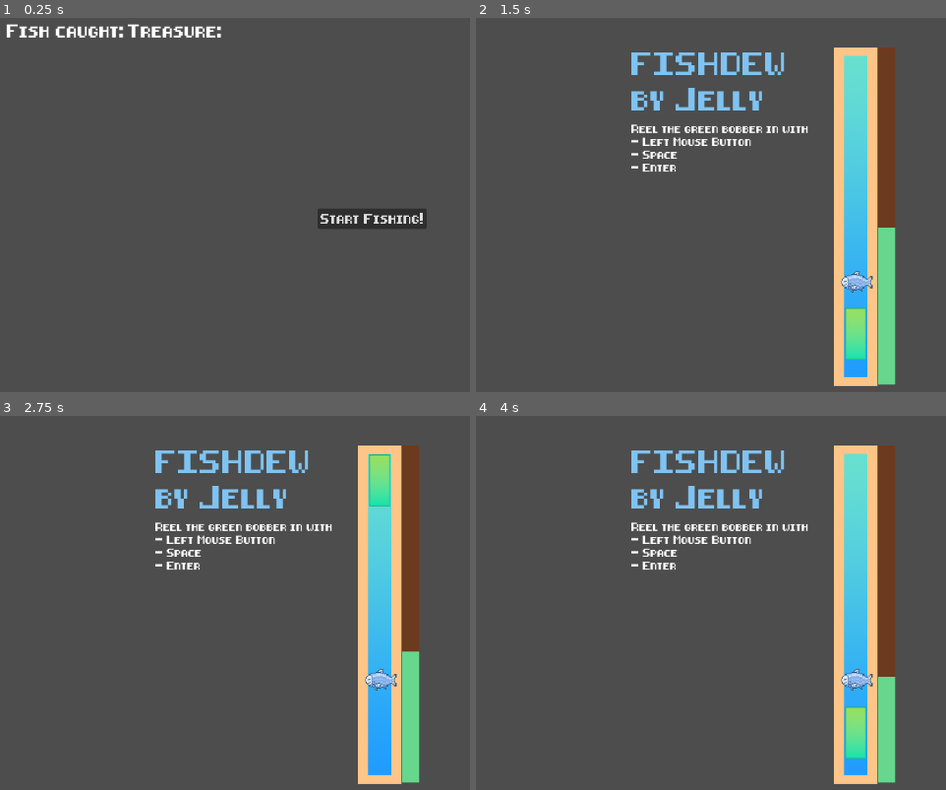
Above: before the commit, frames 1-4 (two rows, left to right).
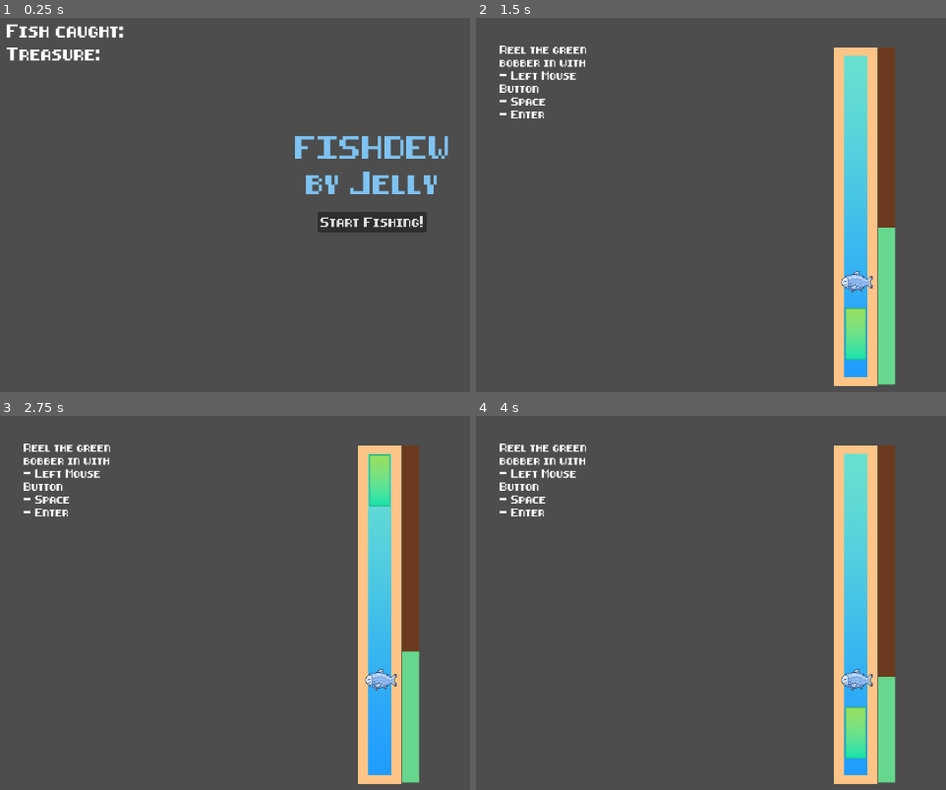
Above: after the commit, the same moments.

Repository: Anjellyrika/fishdew
Game: Godot game, scene res://src/main_scene.tscn
Same seed, same stepped clock (60 frames per second), same inputs: the game is played once before the commit and once after it.
Inputs (mouse positions are in pixels of both pictures, inside the frame that each line leads up to):
- Up to frame 1 (0.25 s): no input
- Up to frame 2 (1.5 s): click "Start Fishing!" at 0.5 s; tap Enter at 1.25, 1.35 s; move the mouse to (outside the picture) at 1.27 s; hold Space (up) from 1.28 s (still down); click (outside the picture) at 1.42 s
- Up to frame 3 (2.75 s): keep holding Space (up); move the mouse to (216, 644) at 2.02 s; tap F at 2.1 s
- Up to frame 4 (4 s): move the mouse to (927, 524) at 2.77 s; release Space (up) at 2.78 s; tap Enter at 2.85 s; move the mouse to (809, 707) at 3.52 s; hold Space (up) from 3.53 s (still down); tap F at 3.6 s; click (809, 707) at 3.67 s

The runs differ from the first frame. In frame 1, 3.5% of the frame differs, in the area x 1-96%, y 1-58%; in frame 2, 3.9%, in the area x 5-71%, y 7-42%; in frame 3, 3.9%; in frame 4, 3.9%.

Commit message:
refactor: move title text to main scene

Diff:
--- a/src/fishing_lvl/fishing_lvl.tscn
+++ b/src/fishing_lvl/fishing_lvl.tscn
@@ -23,23 +23,16 @@
 [node name="UILayer" type="CanvasLayer" parent="."]
 process_mode = 2
 
-[node name="Title" type="RichTextLabel" parent="UILayer"]
-offset_left = 258.0
-offset_top = 66.0
-offset_right = 513.0
-offset_bottom = 233.0
-theme_override_colors/default_color = Color(0.494118, 0.764706, 0.94902, 1)
-theme_override_fonts/normal_font = ExtResource("1_uo0hm")
-theme_override_font_sizes/normal_font_size = 28
-text = "FISHDEW
-by Jelly"
-metadata/_edit_use_anchors_ = true
+[node name="EndScreen" parent="UILayer" instance=ExtResource("2_lw2gm")]
+visible = false
 
 [node name="Controls" type="RichTextLabel" parent="UILayer"]
-offset_left = 258.0
-offset_top = 178.0
-offset_right = 520.0
-offset_bottom = 345.0
+anchors_preset = -1
+anchor_bottom = 0.197531
+offset_left = 65.0
+offset_top = 62.0
+offset_right = 239.0
+offset_bottom = 62.0
 theme_override_fonts/normal_font = ExtResource("1_uo0hm")
 theme_override_font_sizes/normal_font_size = 10
 text = "Reel the green bobber in with
@@ -47,9 +40,6 @@
 - Space
 - Enter"
 metadata/_edit_use_anchors_ = true
-
-[node name="EndScreen" parent="UILayer" instance=ExtResource("2_lw2gm")]
-visible = false
 
 [node name="FishingRod" type="StaticBody2D" parent="."]
 
--- a/src/main_scene.tscn
+++ b/src/main_scene.tscn
@@ -13,9 +13,34 @@
 script = ExtResource("1_wij8a")
 
 [node name="HUD" type="Control" parent="."]
-anchors_preset = 0
-offset_right = 40.0
-offset_bottom = 40.0
+layout_mode = 1
+anchors_preset = 15
+anchor_right = 1.0
+anchor_bottom = 1.0
+grow_horizontal = 2
+grow_vertical = 2
+
+[node name="Title" type="RichTextLabel" parent="HUD"]
+layout_mode = 1
+anchors_preset = 15
+anchor_right = 1.0
+anchor_bottom = 1.0
+offset_left = 457.0
+offset_top = 137.0
+offset_right = -454.0
+offset_bottom = -302.0
+grow_horizontal = 2
+grow_vertical = 2
+size_flags_vertical = 3
+theme_override_colors/default_color = Color(0.494118, 0.764706, 0.94902, 1)
+theme_override_fonts/normal_font = ExtResource("2_nq22c")
+theme_override_font_sizes/normal_font_size = 28
+bbcode_enabled = true
+text = "[center]
+FISHDEW
+by Jelly
+[/center]"
+fit_content = true
 
 [node name="Collection" type="VFlowContainer" parent="HUD"]
 layout_mode = 1
@@ -23,7 +48,7 @@
 anchor_bottom = 1.0
 offset_left = 40.0
 offset_top = 29.0
-offset_right = 406.0
+offset_right = 908.0
 offset_bottom = 22.0
 grow_vertical = 2
 
@@ -44,10 +69,10 @@
 anchor_top = 0.5
 anchor_right = 0.5
 anchor_bottom = 0.5
-offset_left = 476.0
-offset_top = 284.0
-offset_right = 636.0
-offset_bottom = 324.0
+offset_left = -80.0
+offset_top = -15.0
+offset_right = 80.0
+offset_bottom = 15.0
 grow_horizontal = 2
 grow_vertical = 2
 
